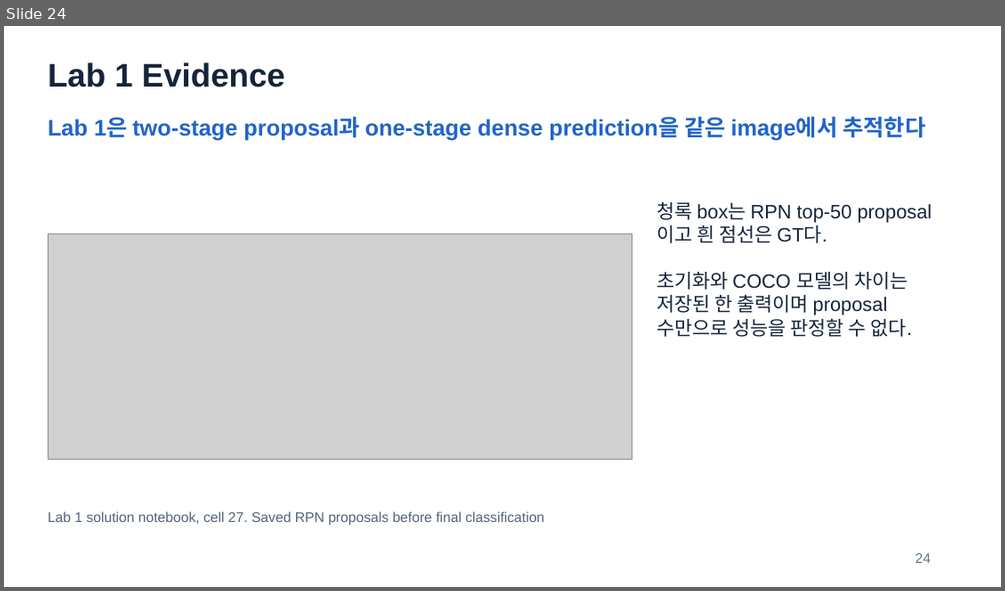
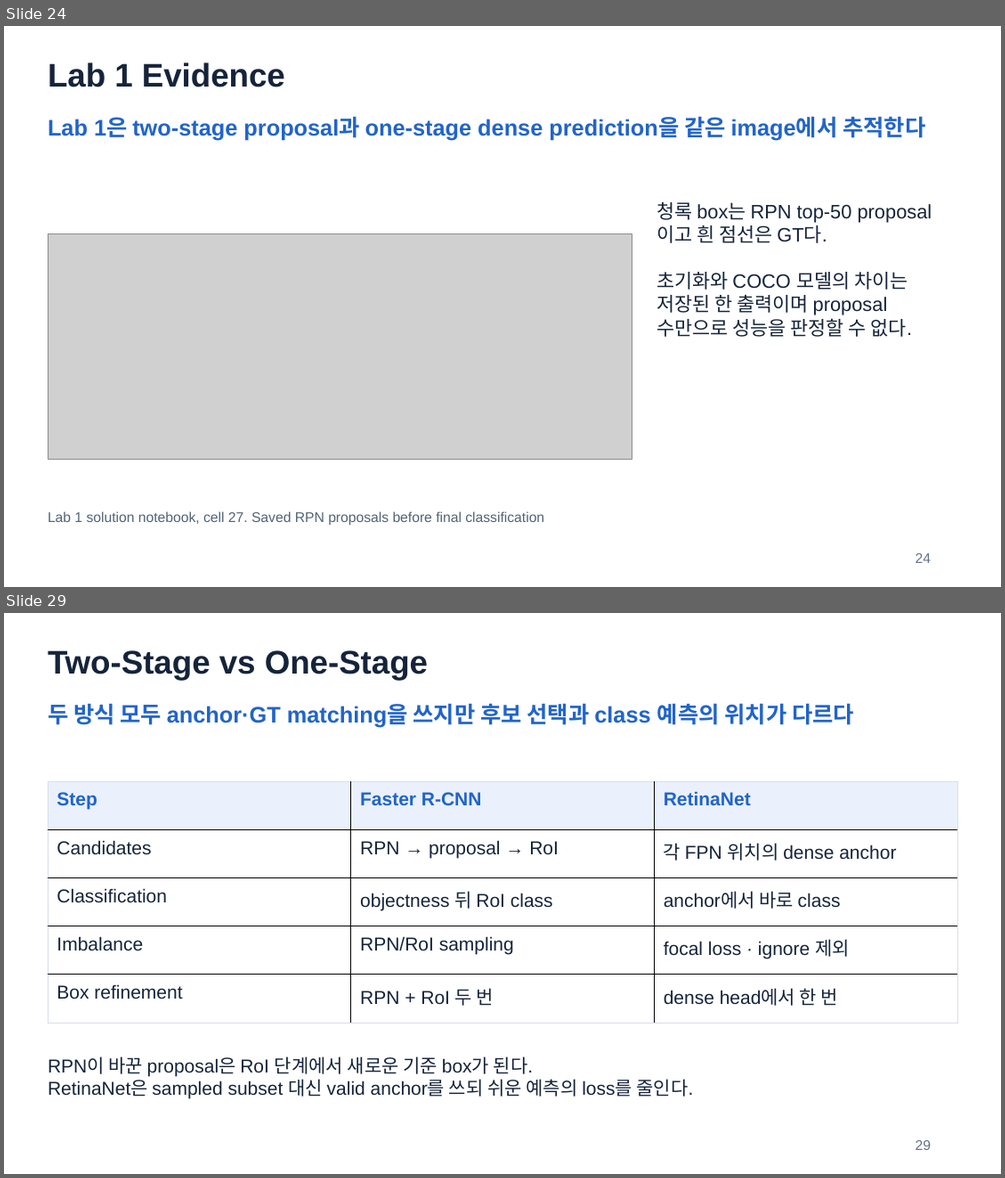
Before and after one commit to HyeonWooNa0861/HyeonWooNa0861.github.io, a slide deck: assets/presentations/study/autonomous-driving/adc-midterm-review-slides.pptx. Shown one above the other, each under a label of ours: slide 24 before the commit, slides 24 and 29 after it; the slides between them are not shown. The pictures are 1005x591 and 1005x1178 pixels, drawn with LibreOffice and Linux fonts; fonts in the diff are those of the drawing; grey boxes stand for pictures. Boxes give left, top, right and bottom in pixels: in the first picture for what was removed or moved away, otherwise in the second. Text is boxed around its words. In the diff, an @@ line names an element or a change of style, - is before the commit and + after.

```diff
--- a/assets/presentations/study/autonomous-driving/adc-midterm-review-slides.pptx
+++ b/assets/presentations/study/autonomous-driving/adc-midterm-review-slides.pptx
@@ slide 29 added at (x1=4, y1=613, x2=1001, y2=1174), background #FFFFFF @@
@@ text added at (x1=48, y1=650, x2=428, y2=680), 31.5 pt, text #15243B, bold @@
+Two-Stage vs One-Stage
@@ text added at (x1=48, y1=703, x2=854, y2=727), 21.8 pt, text #2164CB, bold @@
+두 방식 모두 anchor·GT matching을 쓰지만 후보 선택과 class 예측의 위치가 다르다
@@ table added at (x1=48, y1=781, x2=958, y2=1022), 5 rows, 3 columns @@
+Step | Faster R-CNN | RetinaNet
+Candidates | RPN → proposal → RoI | 각 FPN 위치의 dense anchor
+Classification | objectness 뒤 RoI class | anchor에서 바로 class
+Imbalance | RPN/RoI sampling | focal loss · ignore 제외
+Box refinement | RPN + RoI 두 번 | dense head에서 한 번
@@ text added at (x1=48, y1=1056, x2=694, y2=1098), 18 pt, text #15243B @@
+RPN이 바꾼 proposal은 RoI 단계에서 새로운 기준 box가 된다.
+RetinaNet은 sampled subset 대신 valid anchor를 쓰되 쉬운 예측의 loss를 줄인다.
@@ text added at (x1=915, y1=1140, x2=930, y2=1150), 13.5 pt, text #62748C @@
+29
```
Also in this commit, not shown: 2 slides changed, 10 other slides added, 2 other files.
